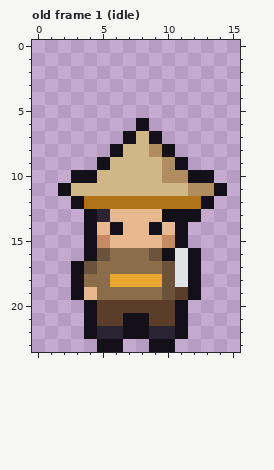
A pixel-art file gets an edit: art/bodies/unorthodox.aseprite. The first picture shows the starting point.
16x24 pixels, 22 frames. Shown: old frame 1 (idle). The commit also changed other frames, which this record leaves out.
Now the later version:
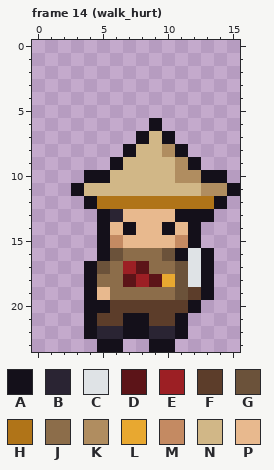
Palette (. is transparent): A #14101a  B #2a2433  C #dfe3e6  D #5c1418  E #9c1f24  F #5c3d2a  G #6b523a  H #b07418  J #8c6d4a  K #b08d60  L #e8a830  M #c48a62  N #d1b787  P #e8b98e
A new or re-ordered frame is compared with the old frame closest to it.
Diff:
frames 22 -> 42
Frame 14 (walk_hurt) is new; against old frame 1 (idle):
y 6: x 8..9 A. -> .A
y 7: x 7..10 ANA. -> .ANA
y 8: x 6..7 AN -> .A; x 9..11 KA. -> NKA
y 9: x 5..6 AN -> .A; x 10..12 KA. -> NKA
y 10: x 3 A -> .; x 5 N -> A; x 10 K -> N; x 12 A -> K; x 14 . -> A
y 11: x 2..3 AN -> .A; x 12 K -> N; x 14..15 A. -> KA
y 12: x 3..4 AH -> .A; x 13..14 A. -> HA
y 13: x 4..6 ABP -> .AB; x 10 A -> P; x 13 . -> A
y 14: x 4..7 APAP -> .APA; x 9..12 APA. -> PAPA
y 15: x 4..6 AMP -> .AM; x 10..12 MA. -> PMA
y 16: x 4..6 AGJ -> .AG; x 9..13 GACA. -> JGACA
y 17: x 3..5 AGJ -> .AG; x 7..8 JJ -> ED; x 10..13 GCA. -> JGCA
y 18: x 3..4 AJ -> .A; x 6..13 LLLLGCA. -> JDEDLGCA
y 19: x 3..5 APJ -> .AP; x 10..13 GFA. -> JGFA
y 20: x 5 F -> A; x 11..12 A. -> FA
Boxes around the changes in both pictures, in picture pixels (x1, y1, x2, y2):
changed: (58, 118, 240, 313)
